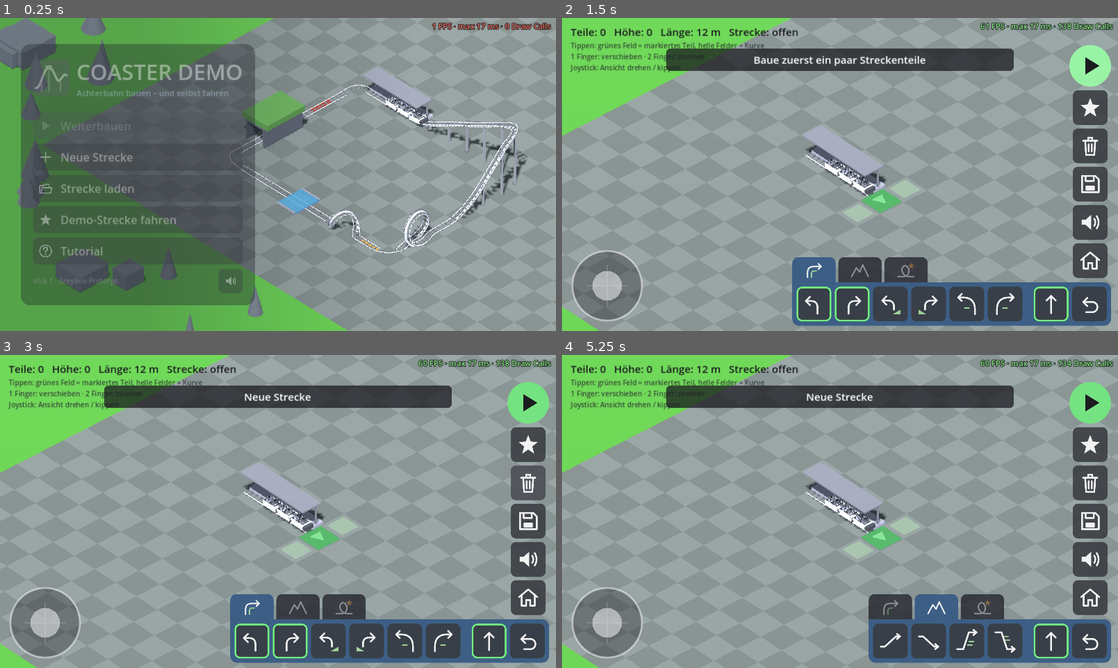
Above: before the commit, frames 1-4 (two rows, left to right).
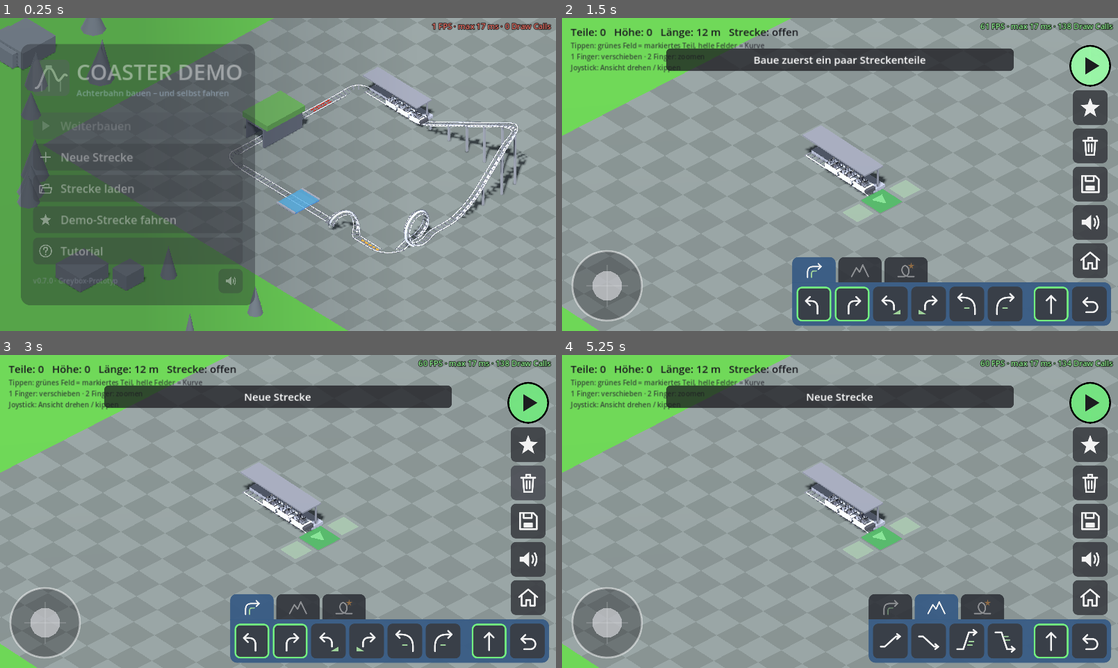
Above: after the commit, the same moments.

Repository: andreas40239/andreas40239
Game: Godot game, scene res://main.tscn
Same seed, same stepped clock (60 frames per second), same inputs: the game is played once before the commit and once after it.
Inputs (mouse positions are in pixels of both pictures, inside the frame that each line leads up to):
- Up to frame 1 (0.25 s): no input
- Up to frame 2 (1.5 s): click "Neue Strecke" at 0.5 s; click (1090, 64) at 1.25 s
- Up to frame 3 (3 s): click (528, 401) at 2 s; click (528, 483) at 2.75 s
- Up to frame 4 (5.25 s): click (1090, 483) at 3.5 s; click (812, 605) at 4.27 s; click (862, 605) at 5.02 s

The runs differ from the first frame. In frame 1, less than 0.1% of the frame differs, in the area x 7-10%, y 83-85%; in frame 2, 0.2%, in the area x 91-99%, y 8-22%; in frame 3, 0.2%; in frame 4, 0.2%.

Commit message:
Coaster demo: honest ride physics, outlined play button
- Removed the hidden 1 m/s minimum speed: without momentum the train stops
  or rolls backwards (e.g. out of a loop or corkscrew)
- Drag and rolling friction act against the direction of travel; friction
  holds a slow train on near-flat track instead of reversing it
- Only real components drive the train: station tyres (also catch a train
  rolling back), chain lift with anti-rollback, booster; brake and splash
  work in both directions; open tracks end at a buffer stop
- Rollback hint, reverse indicator in the speed display, and a
  progress-based stuck detection that ends the ride with a building tip
- One combined per-car probe (slope + lift) per substep: fewer track
  lookups than before, so no FPS cost
- Play button gets a black outline so it stands out against the grass
- Tests: loop too slow -> rollback -> stuck detected; booster -> loop passes
- Version 0.7.0

Co-Authored-By: Claude Opus 5.5 <noreply@anthropic.com>
Claude-Session: https://claude.ai/code/session_01XNtRVRrZFRycWZGSr3mwAe

Diff:
--- a/coaster_demo/project.godot
+++ b/coaster_demo/project.godot
@@ -10,7 +10,7 @@
 run/main_scene="res://main.tscn"
 config/features=PackedStringArray("4.3", "GL Compatibility")
 config/icon="res://icon.svg"
-config/version="0.6.1"
+config/version="0.7.0"
 config/quit_on_go_back=false
 boot_splash/bg_color=Color(0.62, 0.8, 0.96, 1)
 boot_splash/show_image=false
--- a/coaster_demo/scripts/main.gd
+++ b/coaster_demo/scripts/main.gd
@@ -3,6 +3,7 @@
 
 const P := CoasterTrack.Piece
 const G := 9.81
+const ROLL_FRICTION := 0.08     # Rollreibung in m/s²
 const TAP_MAX_MOVE := 24.0
 const TAP_MAX_MS := 450
 const SKY_COLOR := Color(0.62, 0.8, 0.96)
@@ -93,6 +94,9 @@
 var _category_tabs: Array[Button] = []
 var _loop_warned := false
 var _ride_piece := -1
+var _stuck_time := 0.0
+var _best_s := 0.0              # weitester erreichter Punkt (für die Feststeck-Erkennung)
+var _rollback_warned := false
 var loop_entry_v := 0.0         # Tempo bei der letzten Looping-Einfahrt
 
 
@@ -407,6 +411,8 @@
 	ride_style.bg_color = Color(0.45, 0.9, 0.5, 0.95)
 	ride_style.set_corner_radius_all(52)
 	ride_style.set_content_margin_all(18)
+	ride_style.border_color = Color(0, 0, 0)   # hebt sich auch vor grünem Gras ab
+	ride_style.set_border_width_all(4)
 	ride_btn.add_theme_stylebox_override("normal", ride_style)
 	var ride_hover := ride_style.duplicate()
 	ride_hover.bg_color = Color(0.6, 0.97, 0.65, 0.95)
@@ -1007,6 +1013,9 @@
 	_ride_end_timer = -1.0
 	_loop_warned = false
 	_ride_piece = -1
+	_stuck_time = 0.0
+	_best_s = ride_s
+	_rollback_warned = false
 	build_bar.visible = false
 	action_bar.visible = false
 	ride_bar.visible = true
@@ -1084,57 +1093,90 @@
 	ride_cam.global_transform = eye
 
 
+## Fahrphysik ohne Tricks: Schwerkraft (über den ganzen Zug gemittelt), Luftwiderstand
+## und Rollreibung gegen die Fahrtrichtung. Ohne Schwung bleibt der Zug stehen oder
+## rollt rückwärts. Nur Station (Antriebsreifen), Kettenlift und Booster treiben an.
 func _physics_ride(dt: float) -> void:
 	var steps := 4
 	var h := dt / steps
 	for _i in steps:
 		var smp := track.sample(ride_s)
-		var tan: Vector3 = smp.tangent
 		var piece: Dictionary = track.pieces[smp.piece]
-		var a := -G * train.mean_slope(track, ride_s)   # Hangabtrieb, gemittelt über den Zug
-		a -= 0.004 * ride_v * ride_v + 0.08         # Luftwiderstand + Rollreibung
-		ride_v += a * h
+		var probe := train.probe(track, ride_s)
+		var a: float = -G * probe.slope                     # Hangabtrieb, gemittelt über den Zug
+		var dir := signf(ride_v)
+		a -= dir * (0.004 * ride_v * ride_v + ROLL_FRICTION)  # Luftwiderstand + Rollreibung
+		var nv := ride_v + a * h
+		if dir != 0.0 and signf(nv) != dir and absf(G * probe.slope) < ROLL_FRICTION:
+			nv = 0.0   # Reibung hält den Zug auf fast ebener Strecke an, statt ihn umzudrehen
+		elif dir == 0.0 and absf(G * probe.slope) < ROLL_FRICTION:
+			nv = 0.0   # steht und bleibt stehen
+		ride_v = nv
+		var entered: bool = smp.piece != _ride_piece and not in_title
 		match piece.type:
 			P.BOOSTER:
-				if smp.piece != _ride_piece and not in_title:
+				if entered and ride_v > -1.0:
 					sfx.play("boost", 0.0, 1.0, 0.03)
 				ride_v = move_toward(ride_v, maxf(ride_v, 22.0), 30.0 * h)  # Abschuss (~3 g) bis 80 km/h
 			P.BRAKE:
-				if smp.piece != _ride_piece and ride_v > 8.0 and not in_title:
+				if entered and absf(ride_v) > 8.0:
 					sfx.play("brake", -2.0)
-				if ride_v > 6.0:
-					ride_v = move_toward(ride_v, 6.0, 14.0 * h)
+				if absf(ride_v) > 6.0:
+					ride_v = move_toward(ride_v, signf(ride_v) * 6.0, 14.0 * h)
 			P.SPLASH:
-				if smp.piece != _ride_piece and not in_title:
+				if entered and absf(ride_v) > 2.0:
 					_splash()
-				ride_v = move_toward(ride_v, minf(ride_v, 5.0), 16.0 * h)
+				if absf(ride_v) > 5.0:
+					ride_v = move_toward(ride_v, signf(ride_v) * 5.0, 16.0 * h)
 			P.STATION:
-				ride_v = move_toward(ride_v, 4.0, 8.0 * h)  # Bremse / Antrieb
+				ride_v = move_toward(ride_v, 4.0, 8.0 * h)  # Antriebsreifen: bremsen bzw. anschieben
 			P.LOOP:
 				# Für den Looping braucht es bei der Einfahrt etwa v² ≥ 5·g·r
-				if smp.piece != _ride_piece:
+				if smp.piece != _ride_piece and ride_v > 0.0:
 					loop_entry_v = ride_v
 					if not _loop_warned and ride_v * ride_v < 5.0 * G * CoasterTrack.LOOP_RADIUS * 0.8:
 						_loop_warned = true
 						_show_toast("Zu langsam für den Looping – mehr Höhe davor bauen!")
-		if train.any_on(track, ride_s, [P.UP, P.STEEP_UP]):
-			ride_v = maxf(ride_v, 3.0)             # Kettenlift zieht den ganzen Zug
-		ride_v = maxf(ride_v, 1.0)                  # Antriebsreifen verhindern Stillstand
+		if probe.on_lift:
+			ride_v = maxf(ride_v, 3.0)             # Kettenlift mit Rücklaufsperre
 		if piece.type == P.STATION and _ride_piece >= 0 and not in_title \
 				and track.pieces[_ride_piece].type != P.STATION and ride_v > 5.0:
 			sfx.play("brake", -2.0)
 		_ride_piece = smp.piece
 		var prev_s := ride_s
 		ride_s += ride_v * h
-		if track.closed and fposmod(prev_s, track.length) > fposmod(ride_s, track.length):
+		if track.closed and ride_v > 0.0 and fposmod(prev_s, track.length) > fposmod(ride_s, track.length):
 			ride_laps += 1
-	ride_max_v = maxf(ride_max_v, ride_v)
-	if not track.closed and ride_s >= track.length - 0.5:
-		ride_s = track.length - 0.5
-		ride_v = 0.0
-		if _ride_end_timer < 0.0:
-			_ride_end_timer = 2.0
-			_show_toast("Ende der Strecke erreicht")
+		if not track.closed:
+			# offene Strecke: Prellbock am Ende, Station am Anfang
+			if ride_s >= track.length - 0.5:
+				ride_s = track.length - 0.5
+				ride_v = 0.0
+				if _ride_end_timer < 0.0:
+					_ride_end_timer = 2.0
+					_show_toast("Ende der Strecke erreicht")
+			elif ride_s < CoasterTrain.CAR_SPACING * (CoasterTrain.CAR_COUNT - 1):
+				ride_s = CoasterTrain.CAR_SPACING * (CoasterTrain.CAR_COUNT - 1)
+				ride_v = maxf(ride_v, 0.0)
+	ride_max_v = maxf(ride_max_v, absf(ride_v))
+	_check_stuck(dt)
+
+
+## Erkennt, wenn der Zug nicht mehr vorwärtskommt (steht oder pendelt in einem Tal).
+func _check_stuck(dt: float) -> void:
+	if in_title or _ride_end_timer >= 0.0:
+		return
+	if ride_s > _best_s + 0.5:
+		_best_s = ride_s
+		_stuck_time = 0.0
+	else:
+		_stuck_time += dt
+	if ride_v < -0.5 and not _rollback_warned:
+		_rollback_warned = true
+		_show_toast("Zu wenig Schwung – der Zug rollt zurück!", 2.5)
+	if _stuck_time > 6.0:
+		_ride_end_timer = 3.0
+		_show_toast("Der Zug steckt fest. Baue mehr Höhe davor oder einen Booster!", 3.0)
 
 
 ## Wasserfontäne + Sound beim Durchfahren des Splash-Teils.
@@ -1219,9 +1261,10 @@
 			_look = _look.move_toward(Vector2.ZERO, 60.0 * delta)
 		_animate_riders(delta)
 		_update_ride_cam(delta)
-		var on_chain: bool = ride_v < 3.3 and train.any_on(track, ride_s, [P.UP, P.STEEP_UP])
-		sfx.update_ride(ride_v, on_chain, delta)
-		speed_label.text = "%d km/h\nRunden: %d" % [int(ride_v * 3.6), ride_laps]
+		var on_chain: bool = ride_v < 3.3 and train.probe(track, ride_s).on_lift
+		sfx.update_ride(absf(ride_v), on_chain, delta)
+		speed_label.text = "%d km/h%s\nRunden: %d" % [int(absf(ride_v) * 3.6),
+			"  (rückwärts)" if ride_v < -0.3 else "", ride_laps]
 		if _ride_end_timer >= 0.0:
 			_ride_end_timer -= delta
 			if _ride_end_timer < 0.0:
--- a/coaster_demo/scripts/train.gd
+++ b/coaster_demo/scripts/train.gd
@@ -147,6 +147,18 @@
 	return acc / cars.size()
 
 
+## Eine Abfrage pro Wagen für die Physik: mittlere Steigung und ob ein Wagen
+## im Kettenlift hängt.
+func probe(track: CoasterTrack, s: float) -> Dictionary:
+	var slope := 0.0
+	var on_lift := false
+	for i in cars.size():
+		var smp := track.sample(s - i * CAR_SPACING)
+		slope += smp.tangent.y
+		on_lift = on_lift or CoasterTrack.is_lift(track.pieces[smp.piece].type)
+	return {"slope": slope / cars.size(), "on_lift": on_lift}
+
+
 ## Liegt irgendein Wagen auf einem Teil der angegebenen Typen?
 func any_on(track: CoasterTrack, s: float, types: Array) -> bool:
 	for i in cars.size():
--- a/coaster_demo/tests/smoke_test.gd
+++ b/coaster_demo/tests/smoke_test.gd
@@ -115,6 +115,37 @@
 	main._stop_ride()
 	check(not main.riding, "Fahrt gestoppt")
 
+	# Ehrliche Physik: Looping direkt nach der Station → zu langsam, Zug rollt zurück
+	track.reset()
+	track.place(CoasterTrack.Piece.STRAIGHT)
+	track.place(CoasterTrack.Piece.LOOP)
+	track.place(CoasterTrack.Piece.STRAIGHT)
+	main._start_ride()
+	var went_back := false
+	for i in 60 * 40:
+		main._physics_ride(1.0 / 60.0)
+		went_back = went_back or main.ride_v < -0.5
+		if main._ride_end_timer >= 0.0:
+			break
+	check(went_back and main._rollback_warned, "zu langsam für den Looping → Zug rollt zurück")
+	check(main._ride_end_timer >= 0.0, "pendelnder Zug wird als festgesteckt erkannt")
+	main._stop_ride()
+
+	# Booster davor → Looping klappt
+	track.reset()
+	track.place(CoasterTrack.Piece.BOOSTER)
+	track.place(CoasterTrack.Piece.STRAIGHT)
+	track.place(CoasterTrack.Piece.LOOP)
+	for i in 4:
+		track.place(CoasterTrack.Piece.STRAIGHT)
+	main._start_ride()
+	for i in 60 * 15:
+		main._physics_ride(1.0 / 60.0)
+		if main._ride_end_timer >= 0.0:
+			break
+	check(not main._rollback_warned and main.ride_s > track.length - 1.0, "mit Booster durch den Looping bis zum Ende")
+	main._stop_ride()
+
 	# offene Strecke: Fahrt endet
 	track.reset()
 	track.place(CoasterTrack.Piece.STRAIGHT)
Binary file changed: coaster_demo/docs/bauen.png
Not shown, changed: coaster_demo/export_presets.cfg
Not shown, changed: coaster_demo/README.md
